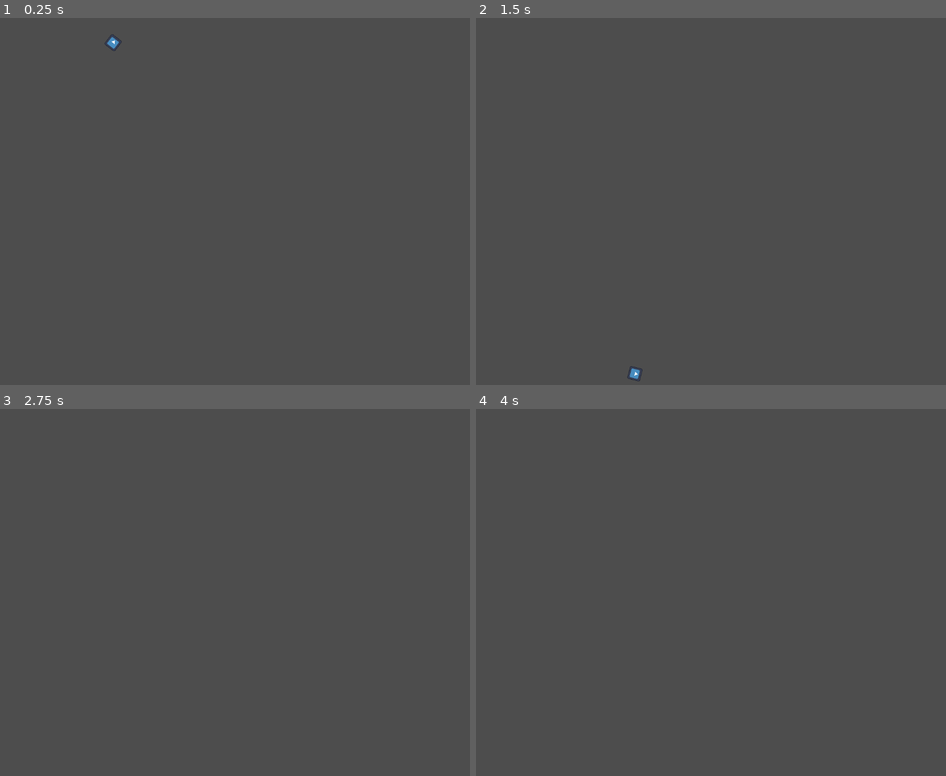
Above: before the commit, frames 1-4 (two rows, left to right).
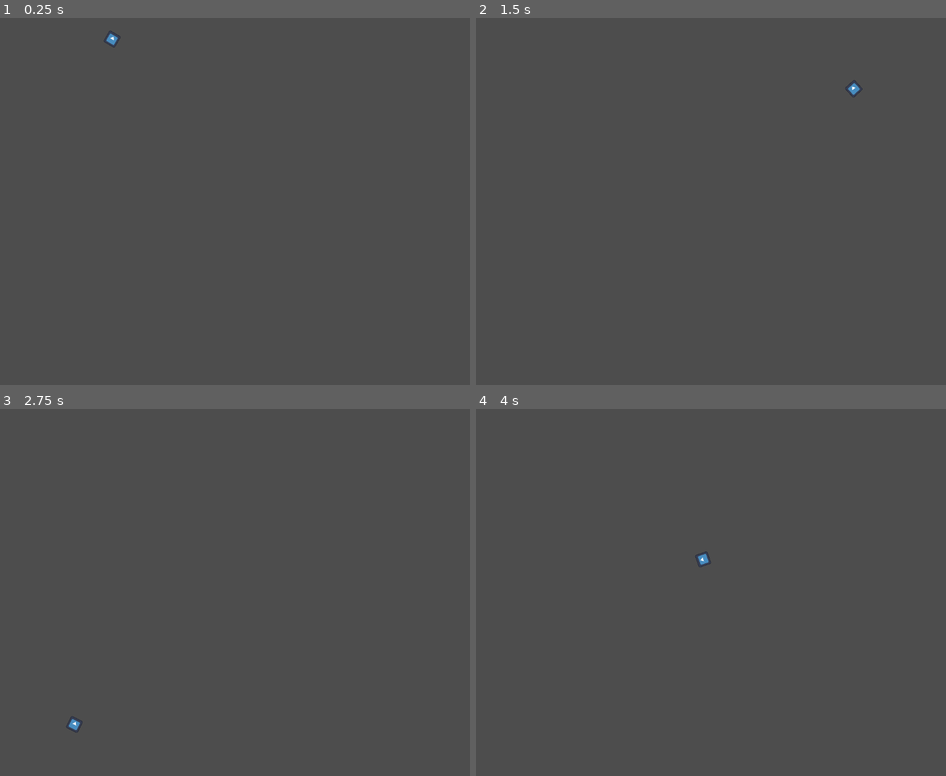
Above: after the commit, the same moments.

Repository: TeddySauyet/Gmtk2025
Game: Godot game, scene res://player/test_player.tscn
The game is run twice, just before and just after one commit, with the same random seed, the same clock (stepped at 60 frames per second) and the same inputs. The project has no main scene, so this scene is started directly. The engine's default icon, where the game draws it, is replaced by a stand-in: a white triangle on a blue panel in a dark square.
Inputs:
- Up to frame 1 (0.25 s): no input
- Up to frame 2 (1.5 s): hold W (lift_up) 0.53-1.28 s; hold D (throttle) 0.53-1.28 s; tap A (flaps) at 0.77, 1.07 s; hold S (lift_down) from 1.28 s (still down); tap D (throttle) at 1.35 s
- Up to frame 3 (2.75 s): tap A (flaps) at 1.52, 1.82 s; release S (lift_down) at 2.03 s; hold W (lift_up) from 2.03 s (still down); hold D (throttle) from 2.03 s (still down)
- Up to frame 4 (4 s): release D (throttle) at 2.78 s; tap D (throttle) at 2.85 s; tap A (flaps) at 3.02, 3.32, 3.77 s; release W (lift_up) at 3.53 s; hold S (lift_down) from 3.53 s (still down); hold D (throttle) from 3.53 s (still down)

The runs differ from the first frame. In frame 1, less than 0.1% of the frame differs, in the area x 22-26%, y 3-9%; in frame 2, 0.1%, in the area x 32-83%, y 17-100%; in frame 3, less than 0.1%; in frame 4, less than 0.1%.

Commit message:
Plane is flying well enough for now; onto making the loop detection

Diff:
--- a/player/movement_input.gd
+++ b/player/movement_input.gd
@@ -4,24 +4,32 @@
 @export var char : CharacterBody2D
 
 @export_category("Plane speeds")
-@export var throttle_max : float = 600.0
-@export var gravity_max : float = 500.0
-@export var lift_max : float = 4000.0
-@export var max_throttle_speed : float = 600
+@export var throttle_max : float = 300.0
+@export var gravity_max : float = 750.0
+@export var lift_vel_coef := 200.0
+@export var max_throttle_speed : float = 600.0
 @onready var _drag_coef : float = throttle_max/max_throttle_speed**2
 
 @export_category("Inputs")
 @export var throttle_delta_scale : float = 1.0
 var state_throttle_alpha := 1.0
 
-#@onready var state_autopilot_angle := char.transform.get_rotation()
-@onready var state_autopilot_angle := PI/4
 var state_autopilot_on : bool = true
-@export var lift_delta_scale := 1.0
+@export var lift_delta_scale := 5.0
 var state_lift_alpha : float = 0.0
 
 func _ready() -> void:
 	char.velocity = Vector2(300.0,0)
+
+## Only clamps magnitude without direction
+func clamp_vec_mag(vec : Vector2, mini, maxi) -> Vector2:
+	var mag = vec.length()
+	if mag < mini:
+		return vec.normalized() * mini
+	elif mag > maxi:
+		return vec.normalized() * maxi
+	else:
+		return vec
 
 func apply_movement(delta : float) -> void:
 	var gravity_force := Vector2.DOWN * gravity_max
@@ -42,24 +50,16 @@
 
 	var lift_force := Vector2.ZERO
 	if state_autopilot_on:
-		#var des_dir := Vector2(cos(state_autopilot_angle), sin(state_autopilot_angle))
-		#var des_force = -total_force.project(des_dir)
-		#var len = des_force.length()
-		#var max_mag_force = lift_max * char.velocity.length()/max_throttle_speed
-		#var actual_mag = clampf(len, -max_mag_force, max_mag_force)
-		#lift_force = vertical * actual_mag
-		var scale := (vertical.project(Vector2.DOWN)).length()
-		var mag := gravity_force.length()
-		var max_force := lift_max * char.velocity.length()/max_throttle_speed
-		mag = clampf(mag,-max_force,max_force)
-		lift_force = vertical * mag
+		var max_vertical_force := vertical * char.velocity.length() * lift_vel_coef
+		var max_up_portion := vertical.project(Vector2.UP).length() * max_vertical_force.length()
+		var desired_up_portion := total_force.project(Vector2.UP).length()
+		var frac = clampf(max_up_portion, 0.0, desired_up_portion)
+		lift_force = max_vertical_force * frac/max_up_portion
+	else:
+		lift_force = vertical * state_lift_alpha * char.velocity.length() * lift_vel_coef
 
-
-	else:
-		lift_force = vertical * state_lift_alpha * lift_max * char.velocity.length()/max_throttle_speed
-
-	print(total_force,lift_force)
-	total_force += lift_force
+	print(state_autopilot_on,total_force,lift_force, state_lift_alpha)
+	total_force += lift_force * delta
 
 	char.velocity += total_force * delta
 	char.move_and_slide()
@@ -73,19 +73,21 @@
 	state_throttle_alpha = clampf(state_throttle_alpha, -1, 1)
 	state_lift_alpha += Input.get_axis("lift_up", "lift_down") * lift_delta_scale * delta
 	state_lift_alpha = clampf(state_lift_alpha, -1.0, 1.0)
-	var new_autopilot = Input.is_action_pressed("lift_down") or Input.is_action_pressed("lift_up")
+	var new_autopilot = not(Input.is_action_pressed("lift_down") or Input.is_action_pressed("lift_up"))
 	if new_autopilot != state_autopilot_on:
-		state_autopilot_on
-		if new_autopilot:
-			state_autopilot_angle = char.velocity.angle()
+		state_autopilot_on = new_autopilot
 
-	#if state_autopilot_on:
-		#if char.velocity.angle() < state_autopilot_angle:
-			#state_lift_alpha += lift_delta_scale*delta
-		#elif char.velocity.angle() > state_autopilot_angle:
-			#state_lift_alpha -= lift_delta_scale*delta
 
 func _physics_process(delta: float) -> void:
 	set_movement_values(delta)
 	apply_movement(delta)
 	#print(state_lift_alpha)
+	var rect := get_viewport().get_visible_rect()
+	if char.position.x < 0:
+		char.position.x += rect.size.x
+	if char.position.x > rect.size.x:
+		char.position.x -= rect.size.x
+	if char.position.y < 0:
+		char.position.y += rect.size.y
+	if char.position.y > rect.size.y:
+		char.position.y -= rect.size.y
